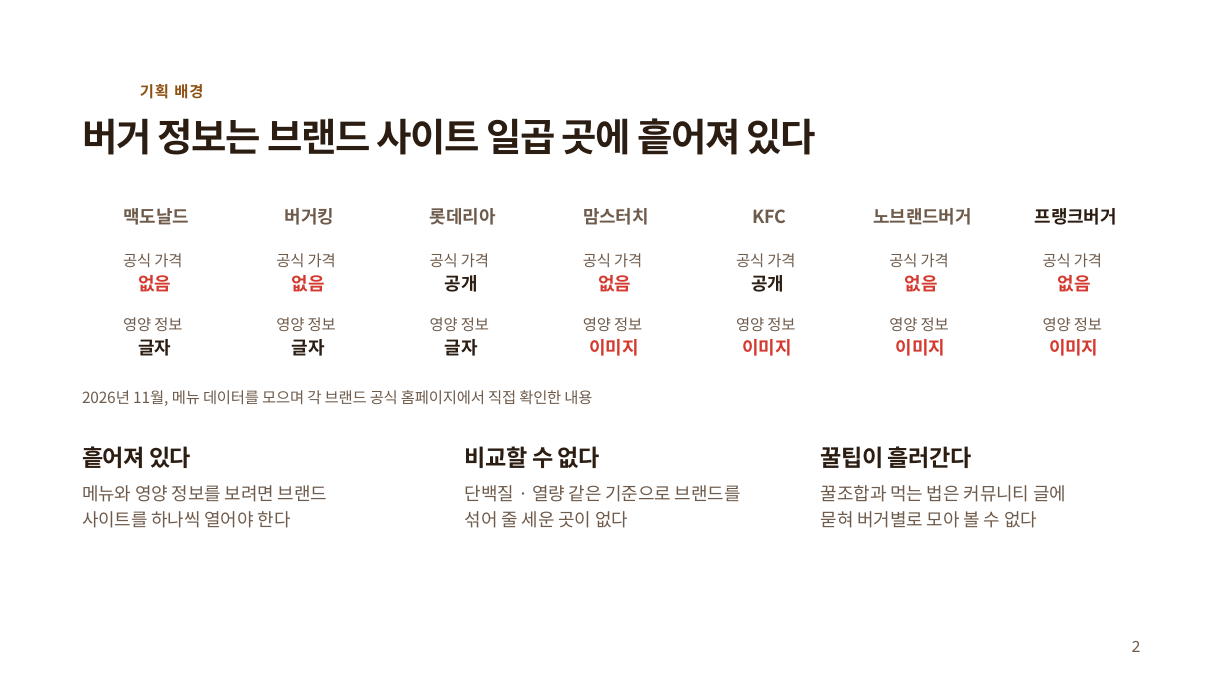
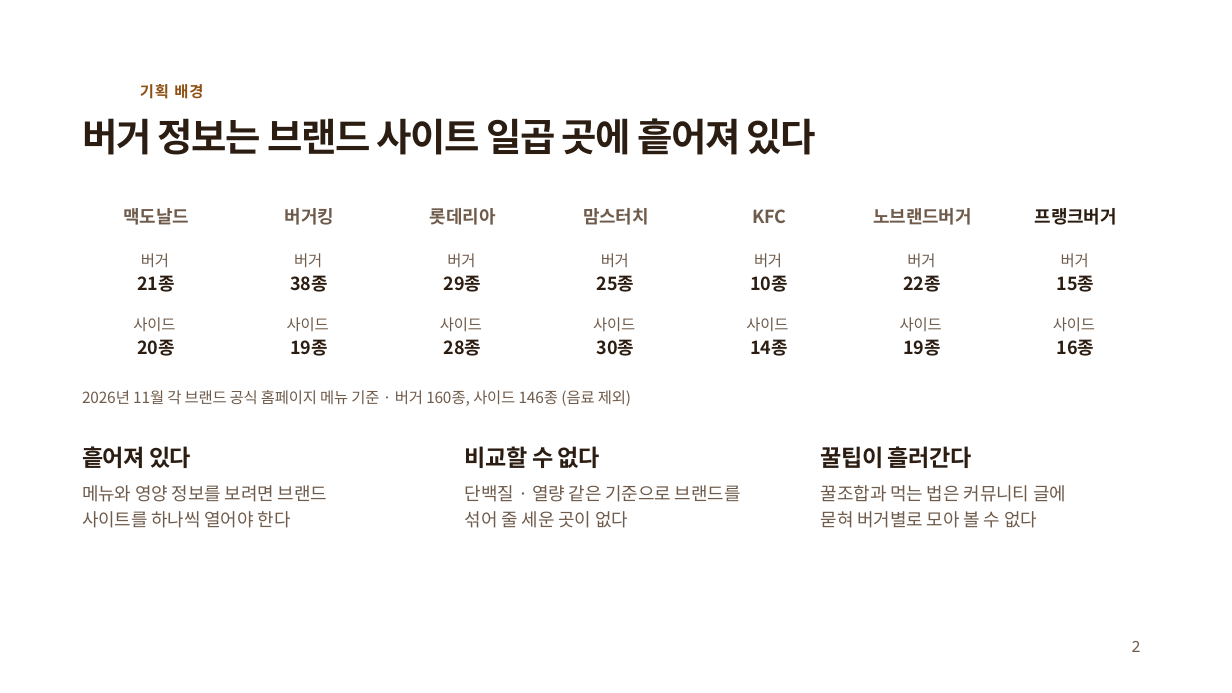
Before and after one commit to hyungunoh321/OH_Burger, a slide deck: slide 2 of docs/proposal/OH_Burger_제안서.pptx. Drawn at 1232x693 pixels with LibreOffice and Linux fonts; fonts in the diff are those of the drawing; background and template pictures are left out. Boxes give left, top, right and bottom in pixels: in the first picture for what was removed or moved away, otherwise in the second. Text is boxed around its words. In the diff, an @@ line names an element or a change of style, - is before the commit and + after.

Commit message:
docs: 제안서 기획 배경을 브랜드별 메뉴 수로 고침
- 브랜드 사이트에 공식 가격 · 영양 정보가 없다고 적었던 칸을 빼고, 브랜드별 버거 · 사이드 수(DB 기준)로 바꿨다
- 표지 날짜를 2026. 11. 27 로 바꿨다

```diff
--- a/docs/proposal/OH_Burger_제안서.pptx
+++ b/docs/proposal/OH_Burger_제안서.pptx
@@ text at (141, 253, 169, 267): text changed @@
-공식 가격
+버거
@@ text at (294, 253, 322, 267): text changed @@
-공식 가격
+버거
@@ text at (447, 253, 475, 267): text changed @@
-공식 가격
+버거
@@ text at (601, 253, 629, 267): text changed @@
-공식 가격
+버거
@@ text at (754, 253, 782, 267): text changed @@
-공식 가격
+버거
@@ text at (907, 253, 935, 267): text changed @@
-공식 가격
+버거
@@ text at (1061, 253, 1089, 267): text changed @@
-공식 가격
+버거
@@ text at (137, 275, 175, 292): text changed; text colour #D43A2F to #2C1D12 @@
-없음
+21종
@@ text at (290, 275, 328, 292): text changed; text colour #D43A2F to #2C1D12 @@
-없음
+38종
@@ text at (444, 275, 482, 292): text changed @@
-공개
+29종
@@ text at (597, 275, 635, 292): text changed; text colour #D43A2F to #2C1D12 @@
-없음
+25종
@@ text at (750, 275, 788, 292): text changed @@
-공개
+10종
@@ text at (903, 275, 941, 292): text changed; text colour #D43A2F to #2C1D12 @@
-없음
+22종
@@ text at (1057, 275, 1095, 292): text changed; text colour #D43A2F to #2C1D12 @@
-없음
+15종
@@ text at (133, 317, 175, 331): text changed @@
-영양 정보
+사이드
@@ text at (287, 317, 329, 331): text changed @@
-영양 정보
+사이드
@@ text at (440, 317, 482, 331): text changed @@
-영양 정보
+사이드
@@ text at (593, 317, 635, 331): text changed @@
-영양 정보
+사이드
@@ text at (746, 317, 788, 331): text changed @@
-영양 정보
+사이드
@@ text at (900, 317, 942, 331): text changed @@
-영양 정보
+사이드
@@ text at (1053, 317, 1095, 331): text changed @@
-영양 정보
+사이드
@@ text at (137, 339, 175, 356): text changed @@
-글자
+20종
@@ text at (290, 339, 328, 356): text changed @@
-글자
+19종
@@ text at (444, 339, 482, 356): text changed @@
-글자
+28종
@@ text at (597, 339, 635, 356): text changed; text colour #D43A2F to #2C1D12 @@
-이미지
+30종
@@ text at (750, 339, 788, 356): text changed; text colour #D43A2F to #2C1D12 @@
-이미지
+14종
@@ text at (903, 339, 941, 356): text changed; text colour #D43A2F to #2C1D12 @@
-이미지
+19종
@@ text at (1057, 339, 1095, 356): text changed; text colour #D43A2F to #2C1D12 @@
-이미지
+16종
@@ text at (82, 390, 631, 406): text changed @@
-2026년 11월, 메뉴 데이터를 모으며 각 브랜드 공식 홈페이지에서 직접 확인한 내용
+2026년 11월 각 브랜드 공식 홈페이지 메뉴 기준 · 버거 160종, 사이드 146종 (음료 제외)
```
Also in this commit, not shown: 1 other slide changed.
